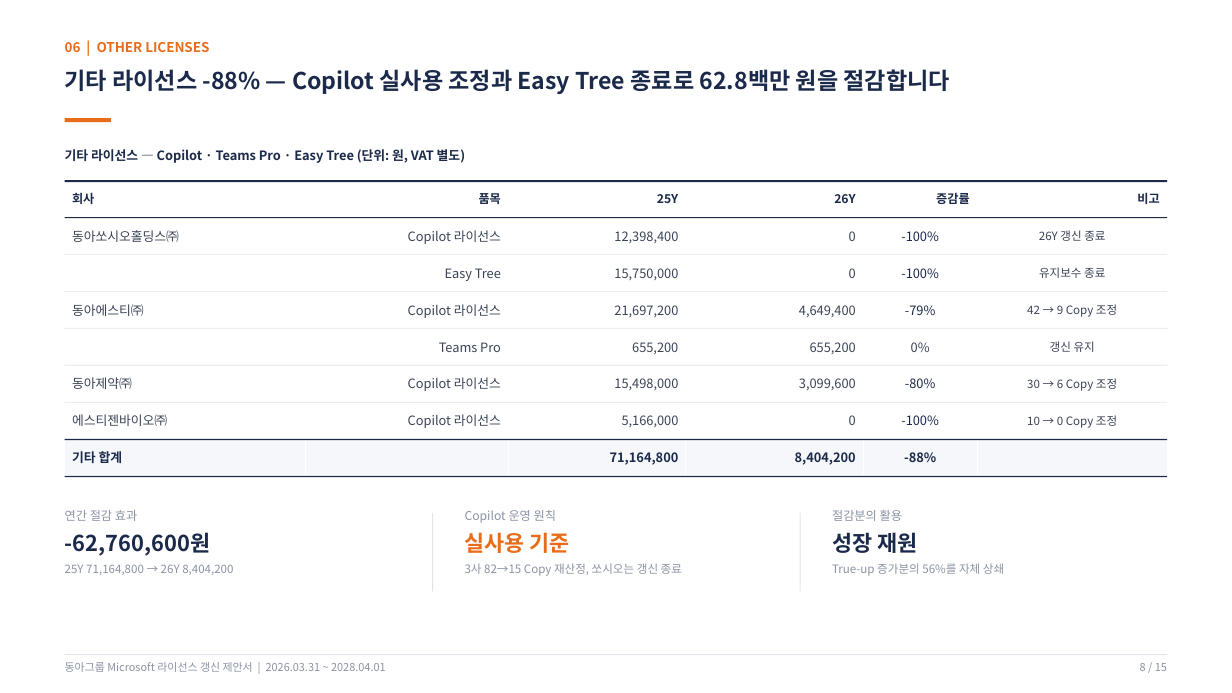
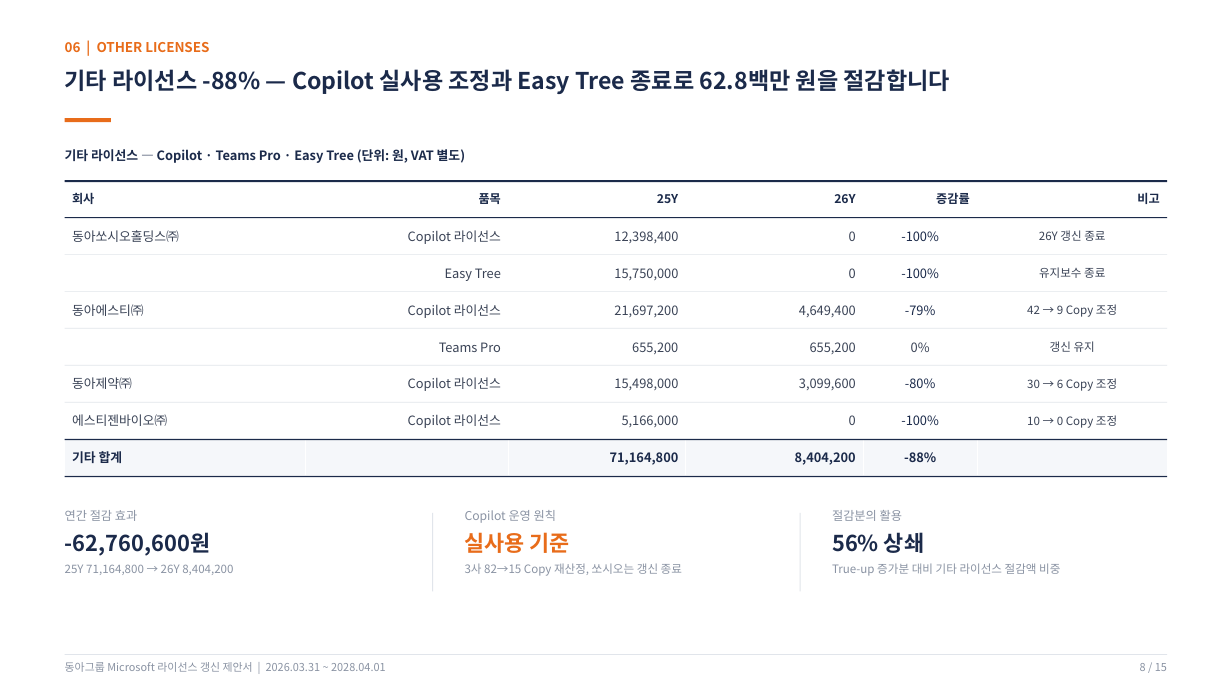
Before and after one commit to mss881024-dev/first-project, a slide deck: slide 8 of docs/ea-renewal-proposal/동아그룹_Microsoft_라이선스_갱신제안서_2026.pptx. Drawn at 1232x693 pixels with LibreOffice and Linux fonts; fonts in the diff are those of the drawing. Boxes give left, top, right and bottom in pixels: in the first picture for what was removed or moved away, otherwise in the second. Text is boxed around its words. In the diff, an @@ line names an element or a change of style, - is before the commit and + after.

```diff
--- a/docs/ea-renewal-proposal/동아그룹_Microsoft_라이선스_갱신제안서_2026.pptx
+++ b/docs/ea-renewal-proposal/동아그룹_Microsoft_라이선스_갱신제안서_2026.pptx
@@ text at <box>832,532,1060,576</box>: text changed @@
-성장 재원
-True-up 증가분의 56%를 자체 상쇄
+56% 상쇄
+True-up 증가분 대비 기타 라이선스 절감액 비중
```
Also in this commit, not shown: 2 other slides changed, 2 other files.
